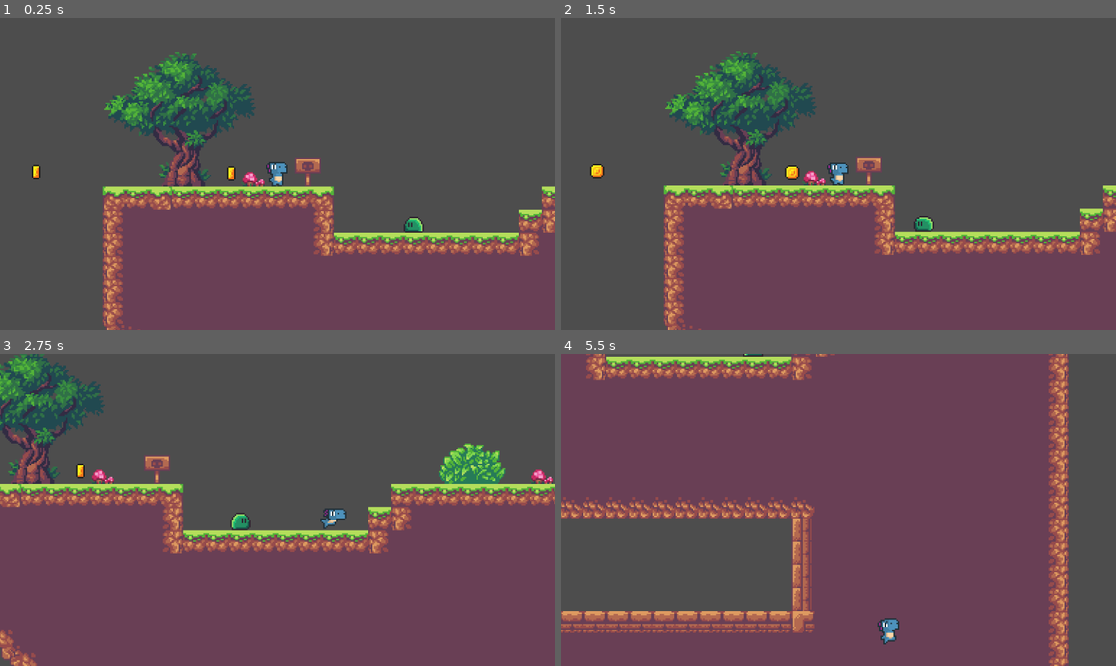
Above: before the commit, frames 1-4 (two rows, left to right).
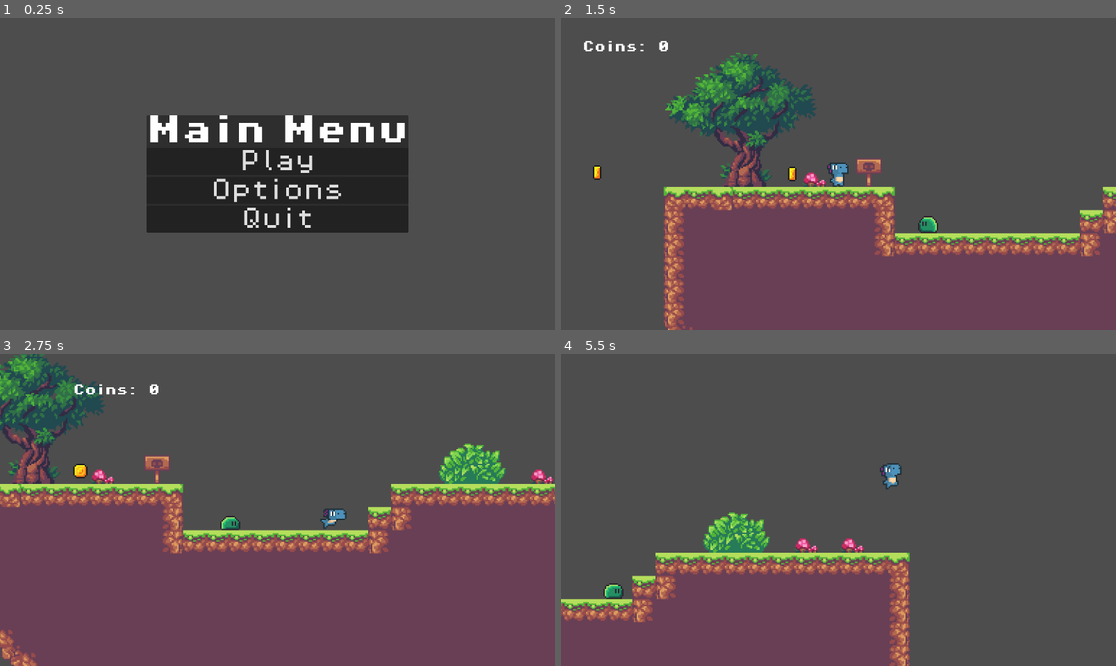
Above: after the commit, the same moments.

Repository: NateDevs/class-game
Game: Godot game, scene res://scenes/ui/main_menu.tscn
Two runs of this game, one before a commit and one after it. Both use one fixed random seed, a clock stepped at 60 frames per second and the inputs below. Before the commit the project starts from res://scenes/level_01.tscn.
Inputs (mouse positions are in pixels of both pictures, inside the frame that each line leads up to):
- Up to frame 1 (0.25 s): no input
- Up to frame 2 (1.5 s): click (838, 189) at 0.5 s, where only the run after the commit has a clickable "Options"; click (838, 161) at 1.25 s, where only the run after the commit has a clickable "Play"
- Up to frame 3 (2.75 s): hold D (move_right) from 2.03 s (still down); tap Space (jump) at 2.27 s
- Up to frame 4 (5.5 s): tap Space (jump) at 3.02, 4.52, 5.27 s; release D (move_right) at 3.53 s; hold A (move_left) 3.53-4.28 s; hold D (move_right) from 4.28 s (still down)

The runs differ from the first frame. In frame 1, 48% of the frame differs, in the area x 5-100%, y 10-100%; in frame 2, 7.0%; in frame 3, 0.5%; in frame 4, 75%, in the area x 0-92%, y 0-100%.

Commit message:
class 2-5

Diff:
--- a/project.godot
+++ b/project.godot
@@ -15,9 +15,13 @@
 [application]
 
 config/name="Class Game"
-run/main_scene="uid://cbvq25gmbqveu"
+run/main_scene="uid://bwji03uugbgij"
 config/features=PackedStringArray("4.6", "Forward Plus")
 config/icon="res://icon.svg"
+
+[autoload]
+
+Music="*uid://btepjetseugah"
 
 [debug]
 
--- a/scenes/green_slime.tscn
+++ b/scenes/green_slime.tscn
@@ -3,6 +3,26 @@
 [ext_resource type="Script" uid="uid://bnhg1tm22t2pd" path="res://scripts/enemy_simple_move.gd" id="1_0pvn7"]
 [ext_resource type="Texture2D" uid="uid://dkp0mhr1wauqw" path="res://enemies/Green Slime Spritesheet.png" id="1_tuic5"]
 [ext_resource type="PackedScene" uid="uid://bo6e2kytedgei" path="res://scenes/killzone.tscn" id="2_0pvn7"]
+
+[sub_resource type="AtlasTexture" id="AtlasTexture_0pvn7"]
+atlas = ExtResource("1_tuic5")
+region = Rect2(48, 32, 16, 16)
+
+[sub_resource type="AtlasTexture" id="AtlasTexture_35rgu"]
+atlas = ExtResource("1_tuic5")
+region = Rect2(64, 32, 16, 16)
+
+[sub_resource type="AtlasTexture" id="AtlasTexture_t5vyh"]
+atlas = ExtResource("1_tuic5")
+region = Rect2(80, 32, 16, 16)
+
+[sub_resource type="AtlasTexture" id="AtlasTexture_452or"]
+atlas = ExtResource("1_tuic5")
+region = Rect2(96, 32, 16, 16)
+
+[sub_resource type="AtlasTexture" id="AtlasTexture_ukqwe"]
+atlas = ExtResource("1_tuic5")
+region = Rect2(112, 32, 16, 16)
 
 [sub_resource type="AtlasTexture" id="AtlasTexture_4q1e0"]
 atlas = ExtResource("1_tuic5")
@@ -36,6 +56,26 @@
 animations = [{
 "frames": [{
 "duration": 1.0,
+"texture": SubResource("AtlasTexture_0pvn7")
+}, {
+"duration": 1.0,
+"texture": SubResource("AtlasTexture_35rgu")
+}, {
+"duration": 1.0,
+"texture": SubResource("AtlasTexture_t5vyh")
+}, {
+"duration": 1.0,
+"texture": SubResource("AtlasTexture_452or")
+}, {
+"duration": 1.0,
+"texture": SubResource("AtlasTexture_ukqwe")
+}],
+"loop": true,
+"name": &"death",
+"speed": 5.0
+}, {
+"frames": [{
+"duration": 1.0,
 "texture": SubResource("AtlasTexture_4q1e0")
 }, {
 "duration": 1.0,
@@ -62,24 +102,45 @@
 }]
 
 [sub_resource type="RectangleShape2D" id="RectangleShape2D_t5vyh"]
-size = Vector2(12, 6)
+size = Vector2(12, 4)
 
-[node name="GreenSlime" type="Area2D" unique_id=1265187217]
+[sub_resource type="RectangleShape2D" id="RectangleShape2D_0pvn7"]
+size = Vector2(10, 5)
+
+[node name="GreenSlime" type="Node2D" unique_id=451961395]
 script = ExtResource("1_0pvn7")
 
 [node name="AnimatedSprite2D" type="AnimatedSprite2D" parent="." unique_id=516802814]
+position = Vector2(0, -8)
 sprite_frames = SubResource("SpriteFrames_35rgu")
+animation = &"death"
 autoplay = "default"
-frame_progress = 0.019495822
 
 [node name="Killzone" parent="." unique_id=525836830 instance=ExtResource("2_0pvn7")]
 
 [node name="CollisionShape2D" type="CollisionShape2D" parent="Killzone" unique_id=1168939743]
-position = Vector2(0, 5)
+position = Vector2(0, -2)
 shape = SubResource("RectangleShape2D_t5vyh")
+disabled = true
 
 [node name="RayCastRight" type="RayCast2D" parent="." unique_id=1500883195]
+position = Vector2(0, -3)
 target_position = Vector2(10, 0)
 
 [node name="RayCastLeft" type="RayCast2D" parent="." unique_id=232222923]
+position = Vector2(0, -3)
 target_position = Vector2(-10, 0)
+
+[node name="Hurtzone" type="Area2D" parent="." unique_id=1441011407]
+collision_mask = 2
+
+[node name="CollisionShape2D" type="CollisionShape2D" parent="Hurtzone" unique_id=98222472]
+position = Vector2(0, -6.5)
+shape = SubResource("RectangleShape2D_0pvn7")
+disabled = true
+
+[node name="DeathTimer" type="Timer" parent="." unique_id=1599148521]
+one_shot = true
+
+[connection signal="body_entered" from="Hurtzone" to="." method="_on_hurtzone_body_entered"]
+[connection signal="timeout" from="DeathTimer" to="." method="_on_death_timer_timeout"]
--- a/scenes/level_01.tscn
+++ b/scenes/level_01.tscn
@@ -9,6 +9,7 @@
 [ext_resource type="PackedScene" uid="uid://b12glbd6qmjq0" path="res://scenes/coin.tscn" id="4_nr3cb"]
 [ext_resource type="PackedScene" uid="uid://bo6e2kytedgei" path="res://scenes/killzone.tscn" id="5_j60wy"]
 [ext_resource type="PackedScene" uid="uid://crbneu3agclb5" path="res://scenes/green_slime.tscn" id="8_1b6n0"]
+[ext_resource type="PackedScene" uid="uid://b84s8juoaqsjt" path="res://scenes/ui/coin_ui.tscn" id="10_lwi15"]
 
 [sub_resource type="TileSetAtlasSource" id="TileSetAtlasSource_mofoo"]
 texture = ExtResource("1_bpt1m")
@@ -472,6 +473,12 @@
 limit_bottom = 300
 position_smoothing_enabled = true
 
+[node name="Coin UI" parent="Player/Camera2D" unique_id=413172489 instance=ExtResource("10_lwi15")]
+offset_left = -191.0
+offset_top = -100.0
+offset_right = -103.0
+offset_bottom = -78.0
+
 [node name="Platform" parent="." unique_id=1245814033 instance=ExtResource("3_mofoo")]
 position = Vector2(259, -5)
 
@@ -519,4 +526,4 @@
 shape = SubResource("WorldBoundaryShape2D_qgxqk")
 
 [node name="GreenSlime" parent="." unique_id=1265187217 instance=ExtResource("8_1b6n0")]
-position = Vector2(768, 56)
+position = Vector2(733, 64)
--- /dev/null
+++ b/scenes/music.tscn
@@ -0,0 +1,7 @@
+[gd_scene format=3 uid="uid://btepjetseugah"]
+
+[ext_resource type="AudioStream" uid="uid://c1n8k6dmqwtod" path="res://music/time_for_adventure.mp3" id="1_05ggv"]
+
+[node name="Music" type="AudioStreamPlayer" unique_id=2138594141]
+stream = ExtResource("1_05ggv")
+autoplay = true
--- /dev/null
+++ b/scenes/ui/coin_ui.tscn
@@ -0,0 +1,24 @@
+[gd_scene format=3 uid="uid://b84s8juoaqsjt"]
+
+[ext_resource type="Script" uid="uid://c1pqru4b0i2je" path="res://scripts/coin_ui.gd" id="1_55f6b"]
+[ext_resource type="FontFile" uid="uid://byu58uup53aox" path="res://fonts/PixelOperator8-Bold.ttf" id="1_e7x4s"]
+
+[node name="Coin UI" type="CenterContainer" unique_id=413172489]
+offset_right = 86.0
+offset_bottom = 21.0
+script = ExtResource("1_55f6b")
+
+[node name="HBoxContainer" type="HBoxContainer" parent="." unique_id=2129963202]
+layout_mode = 2
+
+[node name="Coin Label" type="Label" parent="HBoxContainer" unique_id=1139953820]
+layout_mode = 2
+theme_override_fonts/font = ExtResource("1_e7x4s")
+theme_override_font_sizes/font_size = 8
+text = "Coins: "
+
+[node name="Coin Count" type="Label" parent="HBoxContainer" unique_id=701166475]
+layout_mode = 2
+theme_override_fonts/font = ExtResource("1_e7x4s")
+theme_override_font_sizes/font_size = 8
+text = "#"
--- /dev/null
+++ b/scenes/ui/main_menu.tscn
@@ -0,0 +1,47 @@
+[gd_scene format=3 uid="uid://bwji03uugbgij"]
+
+[ext_resource type="Script" uid="uid://ctak6ectw632n" path="res://scripts/main_menu.gd" id="1_sl1te"]
+[ext_resource type="FontFile" uid="uid://byu58uup53aox" path="res://fonts/PixelOperator8-Bold.ttf" id="2_1g8jr"]
+[ext_resource type="FontFile" uid="uid://bpyb17gdi8npp" path="res://fonts/PixelOperator8.ttf" id="3_m1kxf"]
+
+[node name="MainMenu" type="CenterContainer" unique_id=1050090906]
+anchors_preset = 15
+anchor_right = 1.0
+anchor_bottom = 1.0
+grow_horizontal = 2
+grow_vertical = 2
+script = ExtResource("1_sl1te")
+
+[node name="PanelContainer" type="PanelContainer" parent="." unique_id=1408614295]
+layout_mode = 2
+
+[node name="VBoxContainer" type="VBoxContainer" parent="PanelContainer" unique_id=1059822132]
+layout_mode = 2
+
+[node name="Title Label" type="Label" parent="PanelContainer/VBoxContainer" unique_id=860458030]
+layout_mode = 2
+theme_override_fonts/font = ExtResource("2_1g8jr")
+theme_override_font_sizes/font_size = 64
+text = "Main Menu"
+
+[node name="Play Button" type="Button" parent="PanelContainer/VBoxContainer" unique_id=1895135534]
+layout_mode = 2
+theme_override_fonts/font = ExtResource("3_m1kxf")
+theme_override_font_sizes/font_size = 48
+text = "Play"
+
+[node name="Options Button" type="Button" parent="PanelContainer/VBoxContainer" unique_id=1884155776]
+layout_mode = 2
+theme_override_fonts/font = ExtResource("3_m1kxf")
+theme_override_font_sizes/font_size = 48
+text = "Options"
+
+[node name="Quit Button" type="Button" parent="PanelContainer/VBoxContainer" unique_id=393765949]
+layout_mode = 2
+theme_override_fonts/font = ExtResource("3_m1kxf")
+theme_override_font_sizes/font_size = 48
+text = "Quit"
+
+[connection signal="pressed" from="PanelContainer/VBoxContainer/Play Button" to="." method="_on_play_button_pressed"]
+[connection signal="pressed" from="PanelContainer/VBoxContainer/Options Button" to="." method="_on_options_button_pressed"]
+[connection signal="pressed" from="PanelContainer/VBoxContainer/Quit Button" to="." method="_on_quit_button_pressed"]
--- /dev/null
+++ b/scripts/coin_ui.gd
@@ -0,0 +1,7 @@
+extends CenterContainer
+
+@onready var coin_count: Label = $"HBoxContainer/Coin Count"
+@onready var game_manager: GameManager = %GameManager
+
+func _process(delta: float) -> void:
+	coin_count.text = str(game_manager.score)
--- a/scripts/enemy_simple_move.gd
+++ b/scripts/enemy_simple_move.gd
@@ -1,4 +1,4 @@
-extends Area2D
+extends Node2D
 
 const SPEED : float = 30.0
 var direction : int = -1
@@ -6,6 +6,7 @@
 @onready var animated_sprite_2d: AnimatedSprite2D = $AnimatedSprite2D
 @onready var ray_cast_right: RayCast2D = $RayCastRight
 @onready var ray_cast_left: RayCast2D = $RayCastLeft
+@onready var death_timer: Timer = $DeathTimer
 
 func _process(delta: float) -> void:
 	if ray_cast_right.is_colliding():
@@ -19,3 +20,16 @@
 		print("Hit Left")
 
 	position.x += SPEED * direction * delta
+
+
+
+
+func _on_hurtzone_body_entered(body: Node2D) -> void:
+	var player : Player = body as Player
+	player.velocity.y = player.JUMP_VELOCITY
+	animated_sprite_2d.play("death")
+	death_timer.start()
+
+
+func _on_death_timer_timeout() -> void:
+	queue_free()
--- a/scripts/killzone.gd
+++ b/scripts/killzone.gd
@@ -5,7 +5,7 @@
 
 func _on_body_entered(body: Node2D) -> void:
 	body.get_node("CollisionShape2D").queue_free()
-
+	print("killzonehit")
 	kill_timer.start()
 	Engine.time_scale = 0.5
 
--- /dev/null
+++ b/scripts/main_menu.gd
@@ -0,0 +1,13 @@
+extends CenterContainer
+
+
+func _on_play_button_pressed() -> void:
+	get_tree().change_scene_to_file("res://scenes/level_01.tscn")
+
+
+func _on_options_button_pressed() -> void:
+	pass # Replace with function body.
+
+
+func _on_quit_button_pressed() -> void:
+	get_tree().quit()
--- a/scripts/player.gd
+++ b/scripts/player.gd
@@ -1,4 +1,5 @@
 extends CharacterBody2D
+class_name Player
 
 @onready var animated_sprite_2d: AnimatedSprite2D = $AnimatedSprite2D
 
Not shown, added: export_presets.cfg
Not shown, added: scripts/coin_ui.gd.uid
Not shown, added: scripts/main_menu.gd.uid
